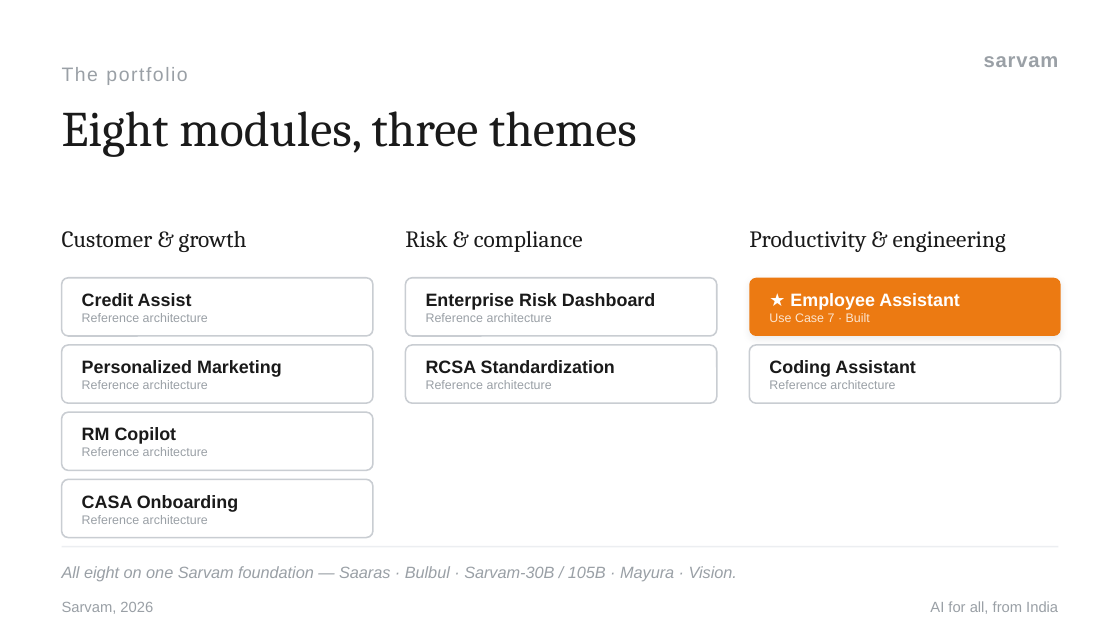
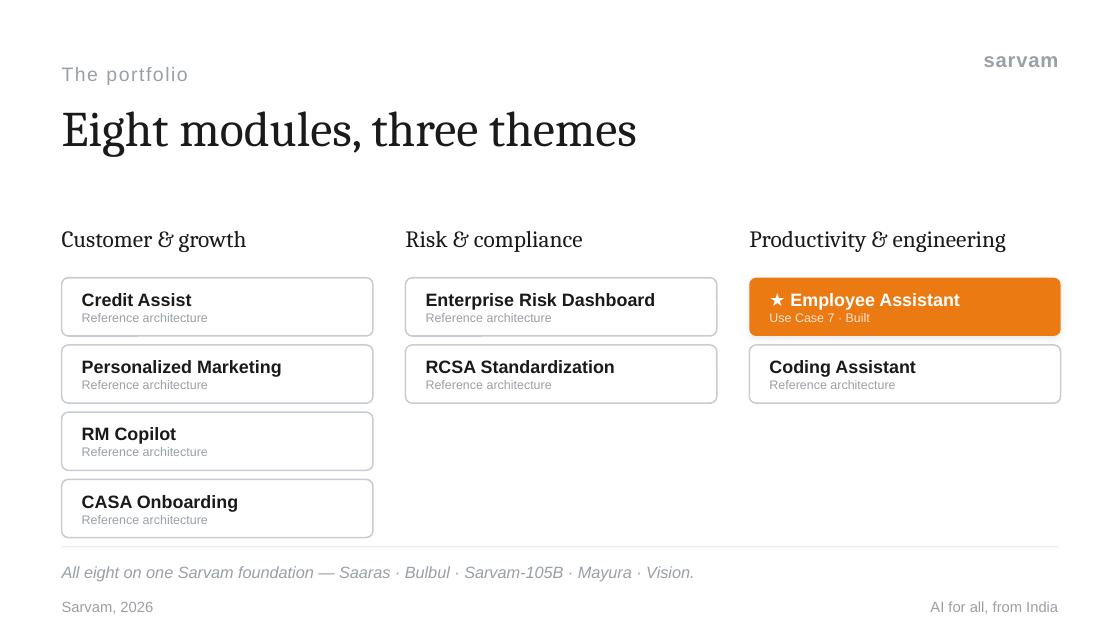
Before and after one commit to vihb09/pnb-sahayak, a slide deck: slide 4 of docs/decks/PNB-Sahayak-Platform-Vision.pptx. Drawn at 1120x630 pixels with LibreOffice and Linux fonts; fonts in the diff are those of the drawing. Boxes give left, top, right and bottom in pixels: in the first picture for what was removed or moved away, otherwise in the second. Text is boxed around its words. In the diff, an @@ line names an element or a change of style, - is before the commit and + after.

```diff
--- a/docs/decks/PNB-Sahayak-Platform-Vision.pptx
+++ b/docs/decks/PNB-Sahayak-Platform-Vision.pptx
@@ text at (x1=62, y1=566, x2=694, y2=581): text changed @@
-All eight on one Sarvam foundation — Saaras · Bulbul · Sarvam-30B / 105B · Mayura · Vision.
+All eight on one Sarvam foundation — Saaras · Bulbul · Sarvam-105B · Mayura · Vision.
```
Also in this commit, not shown: 9 other slides changed, 8 other files.
